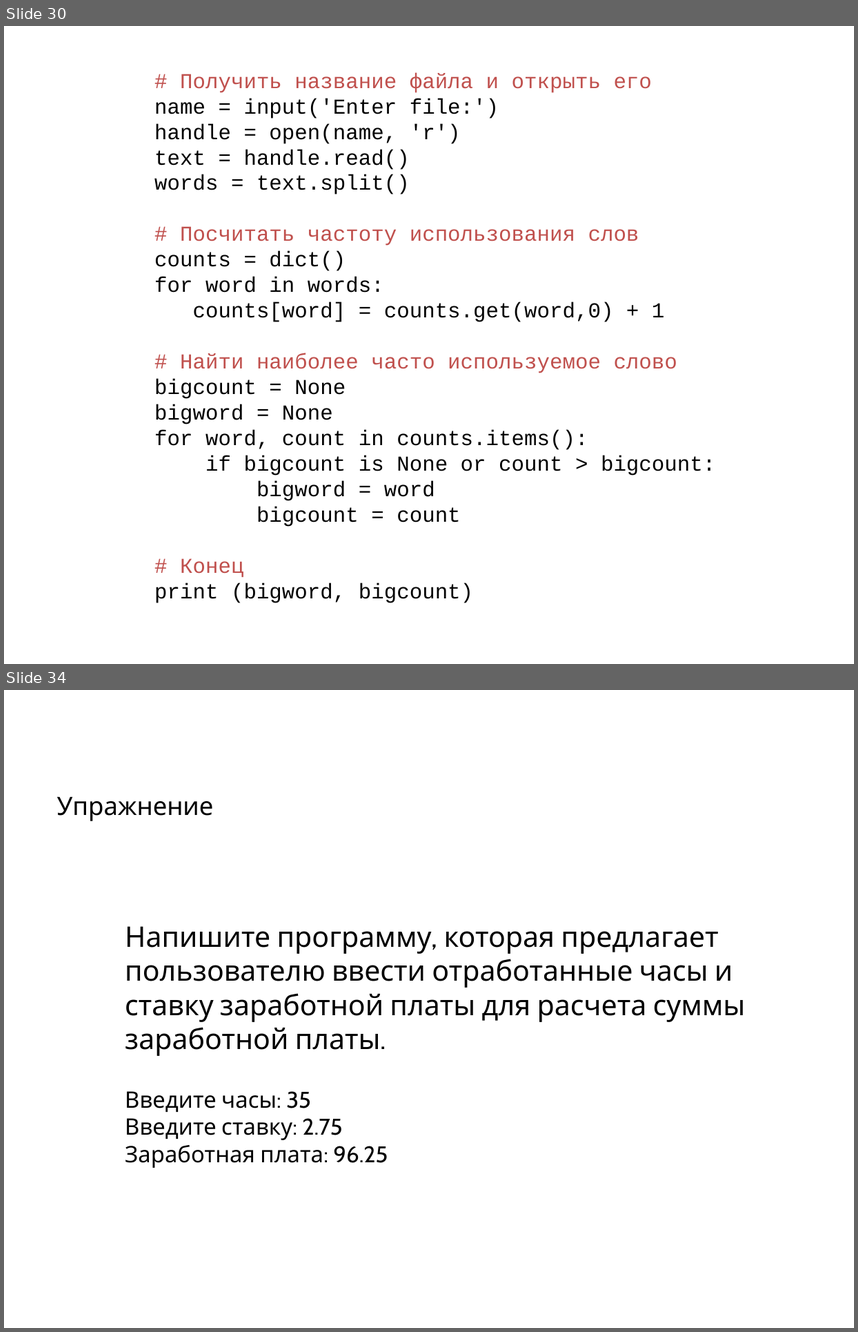
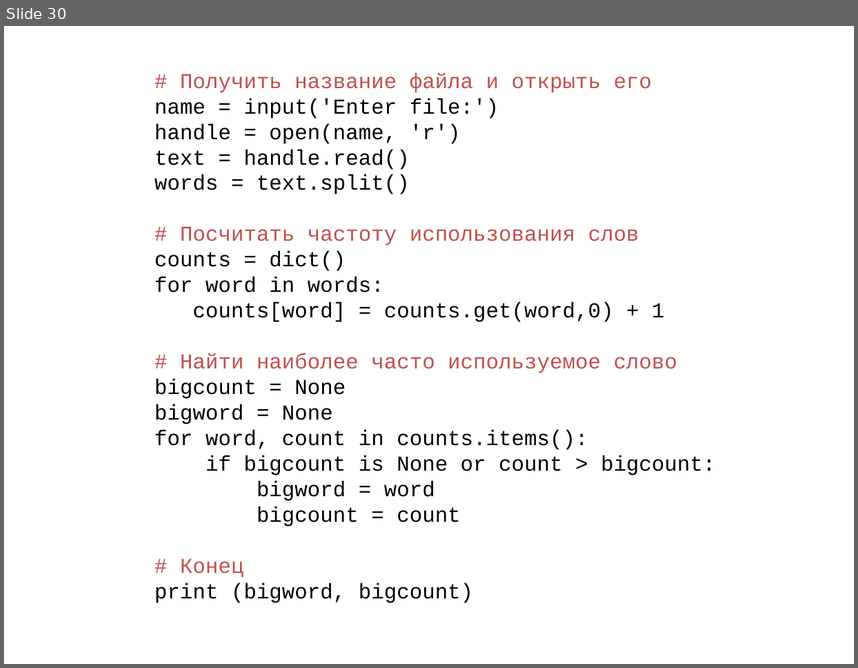
Before and after one commit to maxchv/LearnPython, a slide deck: week01/02.Start.pptx. Shown one above the other, each under a label of ours: slides 30 and 34 before the commit, slide 30 after it; the slides between them are not shown. The pictures are 858x1332 and 858x668 pixels, drawn with LibreOffice and Linux fonts; fonts in the diff are those of the drawing. Boxes give left, top, right and bottom in pixels: in the first picture for what was removed or moved away, otherwise in the second. Text is boxed around its words. In the diff, an @@ line names an element or a change of style, - is before the commit and + after.

```diff
--- a/week01/02.Start.pptx
+++ b/week01/02.Start.pptx
@@ slide 34 removed at [4,690,854,1328], background #FFFFFF @@
@@ text removed at [57,797,214,821] @@
-Упражнение
@@ text removed at [125,926,746,1167] @@
-Напишите программу, которая предлагает пользователю ввести отработанные часы и ставку заработной платы для расчета суммы заработной платы.
-Введите часы: 35
-Введите ставку: 2.75
-Заработная плата: 96.25
```
Also in this commit, not shown: 1 slide added, 3 other slides removed, 4 other files.
